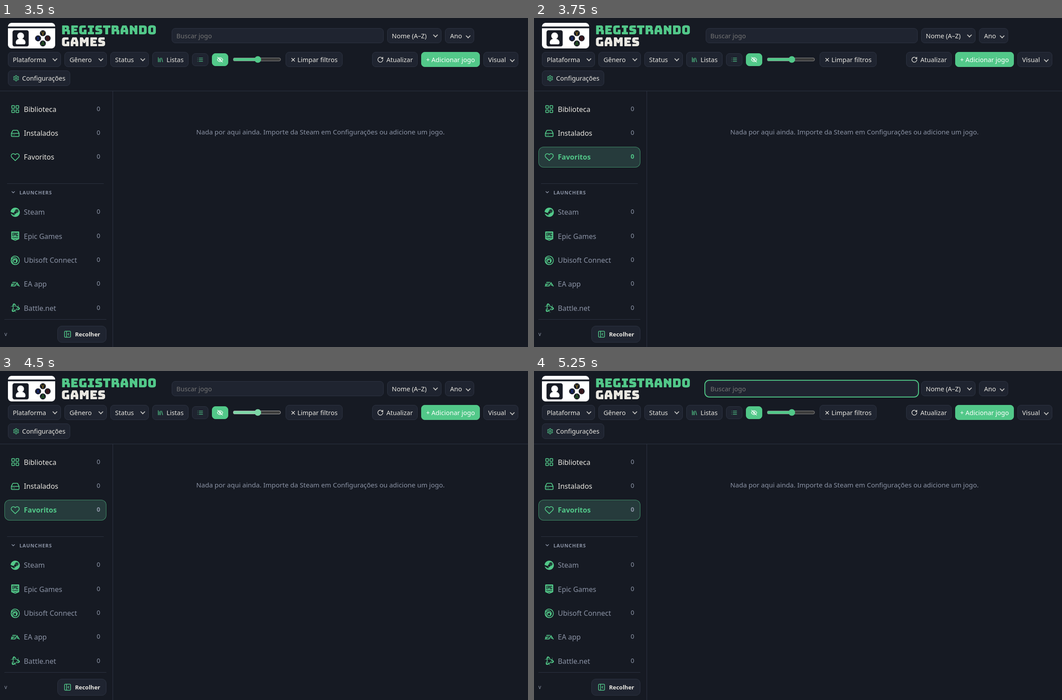
Above: before the commit, frames 1-4 (two rows, left to right).
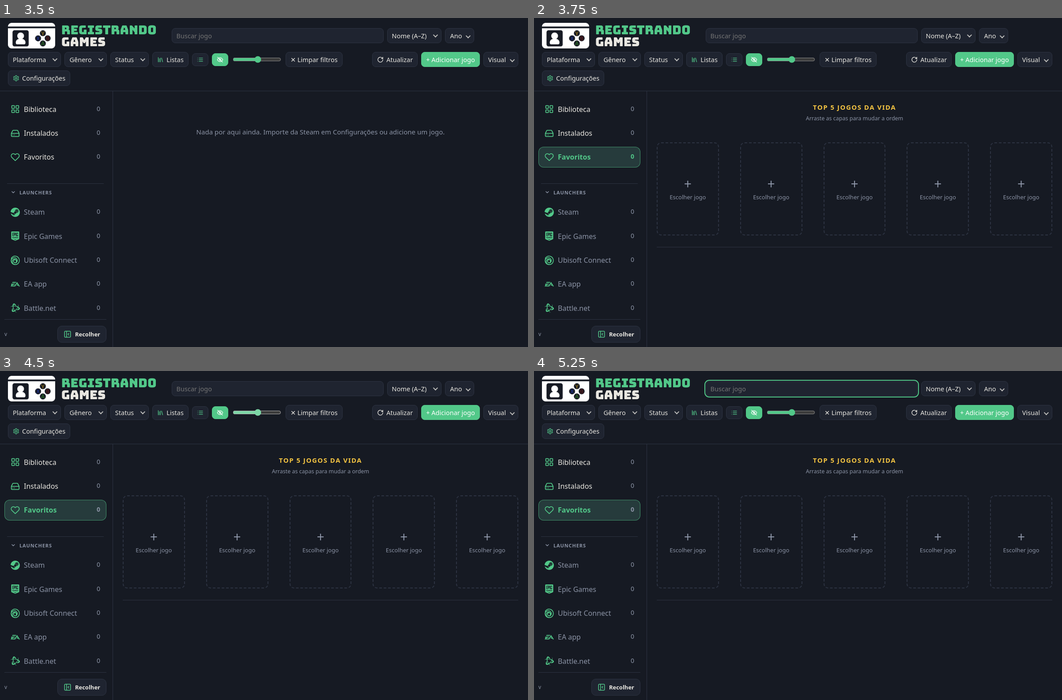
Above: after the commit, the same moments.

Repository: MaNE-17/registrando-games
Game: browser game, page index.html
The game is run twice, just before and just after one commit, with the same random seed, the same clock (stepped at 60 frames per second) and the same inputs.
Inputs (mouse positions are in pixels of both pictures, inside the frame that each line leads up to):
- Up to frame 1 (3.5 s): click (322, 80) at 0.27 s; click (58, 195) at 1.27 s; tap Escape at 1.52 s; click (221, 60) at 2.02 s; click (322, 133) at 2.77 s; right-click (300, 136) at 3.33 s
- Up to frame 2 (3.75 s): click (634, 156) at 3.52 s
- Up to frame 3 (4.5 s): click (258, 413) at 4.27 s
- Up to frame 4 (5.25 s): click (813, 387) at 4.77 s; type "Alex" at 4.77 s; click "×" at 5.02 s

Frame 1 is identical in both runs. In frame 2, 1.2% of the frame differs, in the area x 23-99%, y 26-70%; in frame 3, 1.2%; in frame 4, 1.2%.
Error in both runs: TypeError: Cannot read properties of undefined (reading 'invoke')

Commit message:
1.4.55: Top 5 jogos da vida em Favoritos (coroa, contorno dourado, arrastar para reordenar); janela do .exe nao preenche mais com dados do emulador
Co-Authored-By: Claude Sonnet 5.5 <noreply@anthropic.com>
Claude-Session: https://claude.ai/code/session_01AEEmRA9f5T8oRzFMYx2Xxh

Diff:
--- a/index.html
+++ b/index.html
@@ -337,6 +337,20 @@
 #c .ecb .acts{margin-top:8px}
 #c .ecb{padding:0 16px 16px}#c .ecb .g2 label{margin-top:2px}#c .dng:hover{color:#e5484d!important;border-color:#e5484d!important;background:color-mix(in srgb,#e5484d 12%,var(--sf))!important}
 #c .ecb .acts{gap:10px}#tp_emu #emu_msg{margin:8px 0 0;min-height:0}
+
+/* Top 5 */
+#grid .t5{grid-column:1/-1;display:flex;flex-direction:column;align-items:center;gap:6px;padding:4px 0 26px;border-bottom:1px solid var(--ln);margin-bottom:6px}
+.t5h{display:flex;align-items:center;gap:8px;font-size:15px;font-weight:700;letter-spacing:.1em;text-transform:uppercase;color:#f5c542}.t5sub{font-size:12.5px;color:var(--mu);margin-bottom:6px}
+.t5r{display:flex;justify-content:center;gap:var(--gx,18px);flex-wrap:nowrap;width:100%;padding-top:34px}
+.t5s{position:relative;flex:0 0 min(var(--w,150px),calc((100% - 4*var(--gx,18px))/5));min-width:0}.t5s .card:hover{transform:none}
+.t5s img{-webkit-user-drag:none;user-select:none}.t5s[draggable=true]{cursor:grab}.t5s.drag{opacity:.35}
+.t5s.over::before{content:"";position:absolute;left:-11px;top:0;bottom:0;width:4px;border-radius:3px;background:var(--ac)}
+.t5s.gold .cv,.t5s.gold .card:hover .cv{outline:3px solid #f5c542;outline-offset:0;box-shadow:0 0 22px #f5c54299}
+.t5s .crown{position:absolute;left:50%;top:-31px;transform:translateX(-50%);filter:drop-shadow(0 2px 4px #0008);pointer-events:none}
+.t5n{position:absolute;left:8px;top:8px;z-index:2;min-width:24px;height:24px;border-radius:12px;background:#000b;color:#fff;font-weight:700;font-size:13px;display:grid;place-items:center;pointer-events:none}.t5s.gold .t5n{background:#f5c542;color:#2a2000}
+.t5x{position:absolute;right:8px;top:8px;width:26px;height:26px;border-radius:50%;background:#000a;color:#fff;border:0;padding:0;font-size:16px;line-height:1;display:grid;place-items:center;opacity:0;transition:opacity .15s;cursor:pointer}.t5s:hover .t5x,.t5x:focus-visible{opacity:1}.t5x:hover{background:#e5484d}
+.t5e{display:flex;flex-direction:column;align-items:center;justify-content:center;gap:6px;aspect-ratio:2/3;border:2px dashed var(--ln);border-radius:10px;background:none;color:var(--mu);cursor:pointer;font-size:13px}.t5e span{font-size:30px;line-height:1}.t5e:hover{border-color:#f5c542;color:#f5c542}
+#grid .t5o{grid-column:1/-1;padding:14px 2px 0;font-size:13px;font-weight:600;letter-spacing:.08em;text-transform:uppercase;color:var(--mu);border-bottom:1px solid var(--ln);padding-bottom:8px;margin-bottom:-4px}
 </style>
 <header><div class="brand"><img class="blg blg-l" src="assets/logo-black.png" alt=""><img class="blg blg-d" src="assets/logo-white.png" alt=""><div class="wm" aria-label="Registrando Games"><span class="w1">REGISTRANDO</span><span class="w2">GAMES</span></div></div>
 
@@ -386,6 +400,7 @@
 <div class="acts2"><button class="p" id="f_exeb" onclick="pickExe()">Adicionar .exe</button><button onclick="playFrom() …(194 unchanged characters)…
 <div class="pdl" id="f_pl" role="listbox" hidden></div>
 </dialog>
+<dialog id="t5d"><div class="sgh"><b>Escolher jogo para o Top 5</b><input id="t5_q" placeholder="Buscar jogo" aria-label="Buscar jogo"><span class="sp"></span><button type="button" onclick="T5D.close()">Cancelar</button></div><div class="lg" id="t5_g"></div></dialog>
 <dialog id="pd"><div class="dh" id="pd_h"><b id="pd_t">Adicionar launcher</b><button type="button" class="xb" id="pd_x" …(232 unchanged characters)…
 <div class="pdbody"><p class="mu" id="pd_p" style="margin:0 0 12px"></p><div class="pgrid" id="pd_l"></div></div>
 <div class="acts2"><span class="mu" id="pd_n"></span><span class="sp"></span></div></dialog>
@@ -660,14 +675,16 @@
  grid.classList.toggle('groups',F.smart==='lists');grid.classList.toggle('bylist',BYL());grid.classList.toggle('lvw',VIEW==='list'&&F.smart!=='lists');
  if(F.smart==='lists')renderGroups(grid);
  else if(VIEW==='list')renderLv(l,grid);
- else if(!l.length)grid.innerHTML=`<div class="empty">${S.games.length?'Nenhum jogo nesse filtro.':'Nada por aqui ainda. Importe da Steam em Configurações ou adicione um jogo.'}</div>`;
+ else if(!l.length&&!t5on())grid.innerHTML=`<div class="empty">${S.games.length?'Nenhum jogo nesse filtro.':'Nada por aqui ainda. Importe da Steam em Configurações ou adicione um jogo.'}</div>`;
  else{
-  const gp=BYL()?groupsByList(l):null,seq=gp?gp.flatMap(x=>[{hd:x},...x.games.map(g=>({g,k:g.id+'@'+x.id}))]):l.map(g=>({g,k:g.id}));
+  const T5=t5on()?top5():[],lo=t5on()?l.filter(g=>!T5.includes(g.id)):l;
+  const gp=BYL()?groupsByList(lo):null,seq=gp?gp.flatMap(x=>[{hd:x},...x.games.map(g=>({g,k:g.id+'@'+x.id}))]):lo.map(g=>({g,k:g.id}));
   const els=seq.map(it=>{if(it.hd){const h=lghH(it.hd),o=CC.get('h:'+it.hd.id);if(o&&o.h===h)return o.el;const t=document.createElement('template');t.innerHTML=h;const el=t.content.firstElementChild;el.classList.add('gh');CC.set('h:'+it.hd.id,{el,h});return el}
    const g=it.g,h=card(g),o=CC.get(it.k);if(o&&o.h===h)return o.el;
    const t=document.createElement('template');t.innerHTML=h;const el=t.content.firstElementChild;
    if(o){const a=o.el.querySelector('.cv img'),b=el.querySelector('.cv img');if(a&&b&&a.getAttribute('src')===b.getAttribute('src'))b.replaceWith(a)}
    CC.set(it.k,{el,h});return el});
+  if(t5on())els.unshift(...t5Els(T5,lo.length));
   const cur=[...grid.children];
   if(cur.length!==els.length||cur.some((c,i)=>c!==els[i])){const st=grid.scrollTop;grid.replaceChildren(...els);grid.scrollTop=st}}
  fbUi();if(!$('#fp').hidden)fpUi();yrBtn();if(!$('#yp').hidden)yrUi();qlUi(l);const n=$('#nl');if(n)n.focus()}
@@ -783,7 +800,6 @@
 async function pickExe(){
  $('#xd_t').value=$('#f_exe').value;$('#xd_c').value=$('#f_cwd').value||dirOf($('#f_exe').value);XAUTO=dirOf($('#f_exe').value);$('#xd_a').value=$('#f_args').value;$('#xd_p').value=$('#f_proc').value;XROM=$('#f_rom').value;
  const EM=emuFor();XEMU=EM?EM.id:'';$('#xd_rom').hidden=!EM;
- if(EM&&!$('#f_exe').value&&EM.exe){$('#xd_t').value=EM.exe;$('#xd_c').value=dirOf(EM.exe);XAUTO=dirOf(EM.exe);$('#xd_a').value=(EM.flags||[]).join(' ')}
  xdUi();$('#xd_rm').hidden=!$('#f_exe').value;
  XD.showModal();$('#xd_t').focus()}
 $('#xd_tb').onclick=async()=>{const r=await api('pick');if(r.path)xdSet(r.path)};
@@ -1064,6 +1080,35 @@
  if(LDL.id){await api('list_add',{id:LDL.id,ids});await load()}else{LDL.ids.push(...ids.filter(i=>!LDL.ids.includes(i)));listUi()}};
 $('#ld_add').onclick=openPicker;
 let NEWFORLIST=false;$('#ad_new').onclick=()=>{AD.close();NEWFORLIST=true;openG()};D.addEventListener('close',()=>setTimeout(()=>{NEWFORLIST=false},50));
+
+// ---- Top 5 jogos da vida ----
+const t5on=()=>FAV&&VIEW!=='list'&&F.smart!=='lists'&&!BYL()&&!$('#q').value.trim();
+const top5=()=>{const ok=new Set(S.games.map(g=>g.id));return (S.top5||[]).filter(id=>ok.has(id)).slice(0,5)};
+const CROWN='<svg class="crown" viewBox="0 0 24 24" width="38" height="38" aria-hidden="true"><path d="M2.5 18.5h19L23 6.5l-5.2 4.3L12 3 6.2 10.8 1 6.5z" fill="#f5c542" stroke="#b8860b" stroke-width="1.2" stroke-linejoin="round"/><rect x="2.5" y="19.6" width="19" height="2.6" rx="1.2" fill="#f5c542" stroke="#b8860b" stroke-width="1.2"/></svg>';
+function t5Els(ids,nOther){
+ const mk=(key,h)=>{const o=CC.get(key);if(o&&o.h===h)return o.el;const t=document.createElement('template');t.innerHTML=h;const el=t.content.firstElementChild;CC.set(key,{el,h});return el};
+ const slots=[0,1,2,3,4].map(i=>{const g=S.games.find(x=>x.id===ids[i]);
+  if(!g)return `<button type="button" class="t5s t5e" data-t5add="${i}" aria-label="Escolher jogo para a posição ${i+1}"><span>+</span>Escolher jogo</button>`;
+  return `<div class="t5s${i===0?' gold':''}" draggable="true" data-t5="${g.id}" data-pos="${i}">${i===0?CROWN:''}${card(g)}<span class="t5n">${i+1}</span><button type="button" class="t5x" data-t5x="${g.id}" title="Tirar do top 5" aria-label="Tirar do top 5">×</button></div>`}).join('');
+ const out=[mk('h:t5',`<div class="t5"><div class="t5h">Top 5 jogos da vida</div><div class="t5sub">Arraste as capas para mudar a ordem</div><div class="t5r">${slots}</div></div>`)];
+ if(nOther)out.push(mk('h:t5o','<div class="t5o">Outros favoritos</div>'));return out}
+async function t5Save(ids){S.top5=ids;render();await api('top5_set',{ids});await load()}
+const T5D=$('#t5d');let T5POS=0;
+function t5Ui(){const q=nz($('#t5_q').value).split(/\s+/).filter(Boolean),have=new Set(top5());
+ const l=S.games.filter(g=>!g.hidden&&q.every(t=>(nz(g.name)+' '+nz(g.sortname)).includes(t))).sort(NC);
+ $('#t5_g').innerHTML=l.map(g=>{const base=coverSrc(g),fb=FB[base],src=fb==='none'?'':fb||base,inl=have.has(g.id);
+  return `<div class="ai${inl?' dim':''}" tabindex="0" data-id="${g.id}" title="${esc(g.name)}"><div class="cv${src?'':' noimg'}" data-i="${esc(g.name||'?')}">${src?`<img src="${esc(src)}" loading="lazy" data-a="${g.appid||''}" data-k="${esc(base)}" onerror="imgErr(this)" alt="">`:''}${inl?'<span class="run">No top 5</span>':''}</div><div class="n">${esc(g.name)}</div></div>`}).join('')||'<div class="empty">Nenhum jogo encontrado.</div>'}
+$('#t5_q').oninput=t5Ui;
+$('#t5_g').onclick=e=>{const it=e.target.closest('.ai');if(!it||it.classList.contains('dim'))return;T5D.close();t5Save([...top5(),it.dataset.id].slice(0,5))};
+let T5DRAG=null;
+const t5Slot=e=>e.target.closest&&e.target.closest('.t5s');
+$('#grid').addEventListener('click',e=>{const x=e.target.closest('[data-t5x]');if(x){e.stopPropagation();t5Save(top5().filter(id=>id!==x.dataset.t5x));return}
+ const a=e.target.closest('[data-t5add]');if(a){e.stopPropagation();T5POS=+a.dataset.t5add;$('#t5_q').value='';t5Ui();T5D.showModal();$('#t5_q').focus()}},true);
+$('#grid').addEventListener('dragstart',e=>{const s=t5Slot(e);if(!s||!s.dataset.t5)return;T5DRAG=s.dataset.t5;s.classList.add('drag');e.dataTransfer.effectAllowed='move';try{e.dataTransfer.setData('text/plain',T5DRAG)}catch{}});
+$('#grid').addEventListener('dragover',e=>{if(!T5DRAG)return;const s=t5Slot(e);if(!s)return;e.preventDefault();e.dataTransfer.dropEffect='move';document.querySelectorAll('.t5s.over').forEach(n=>n!==s&&n.classList.remove('over'));s.classList.add('over')});
+$('#grid').addEventListener('dragend',()=>{T5DRAG=null;document.querySelectorAll('.t5s.over,.t5s.drag').forEach(n=>n.classList.remove('over','drag'))});
+$('#grid').addEventListener('drop',e=>{if(!T5DRAG)return;const s=t5Slot(e);if(!s)return;e.preventDefault();
+ const ids=top5().filter(id=>id!==T5DRAG),pos=Math.min(+s.dataset.pos,ids.length);ids.splice(pos,0,T5DRAG);T5DRAG=null;t5Save(ids)});
 function renderGroups(grid){
  grid.innerHTML=S.lists.map(l=>{const gs=l.ids.map(id=>S.games.find(g=>g.id===id)).filter(Boolean).slice(0,4);
   const cells=gs.map((g,i)=>{const base=coverSrc(g),fb=FB[base],src=fb==='none'?'':fb||base;
--- a/main.js
+++ b/main.js
@@ -594,7 +594,7 @@
 ipcMain.handle('api', async (_e, p, b) => {
   const g = find(b.id);
   switch (p) {
-    case 'state': return { version: app.getVersion(), games: …(157 unchanged characters)… ))).map(g => g.id), coversDir: COVERS(),
+    case 'state': return { version: app.getVersion(), games: …(157 unchanged characters)… ))).map(g => g.id), coversDir: COVERS(), top5: (data.top5 || []).filter(id => data.games.some(g => g.id === id)).slice(0, 5),
       config: { key: data.config.key || '', steamid: data.config.steamid || '', sgdb: data.config.sgdb || '', fam: data …(635 unchanged characters)…
     case 'save': {
       let x = g;
@@ -652,6 +652,7 @@
       if (old && (JSON.stringify(old) !== JSON.stringify(c.flags) || oldPos !== c.pos)) for (const g of data.games) if (g.rom && g.emu === c.id && g.args === emuArgs(g.rom, old, oldPos)) g.args = emuArgs(g.rom, c.flags, c.pos);
       save(); return { ok: true, id: c.id };
     }
+    case 'top5_set': { const ok = new Set(data.games.map(g => g.id)); data.top5 = [...new Set((b.ids || []).filter(id => ok.has(id)))].slice(0, 5); save(); return { ok: true }; }
     case 'emu_del': { data.emus = (data.emus || []).filter(x => x.id !== b.id); save(); return { ok: true }; }
     case 'emu_import': { if (emuBusy) return { ok: true }; const c = emuOf(b.id); msg = (c ? c.name : 'Emulador') + ': procurando ROMs...'; emuImport(b.id); return { ok: true }; }
     case 'pick_rom': { const c = emuOf(b.id) || {}; const r = await dialog.showOpenDialog(win, { properties: ['openFile …(269 unchanged characters)…
Not shown, changed: package.json
